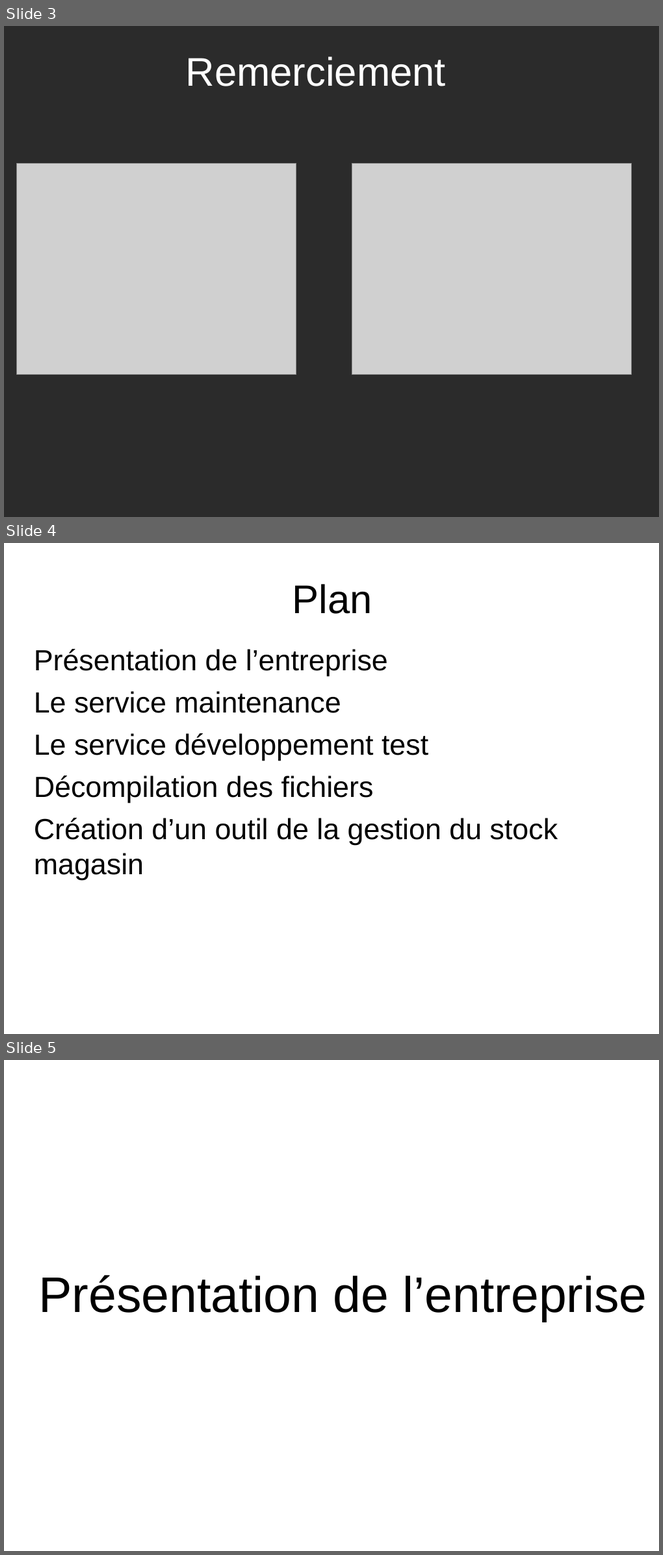
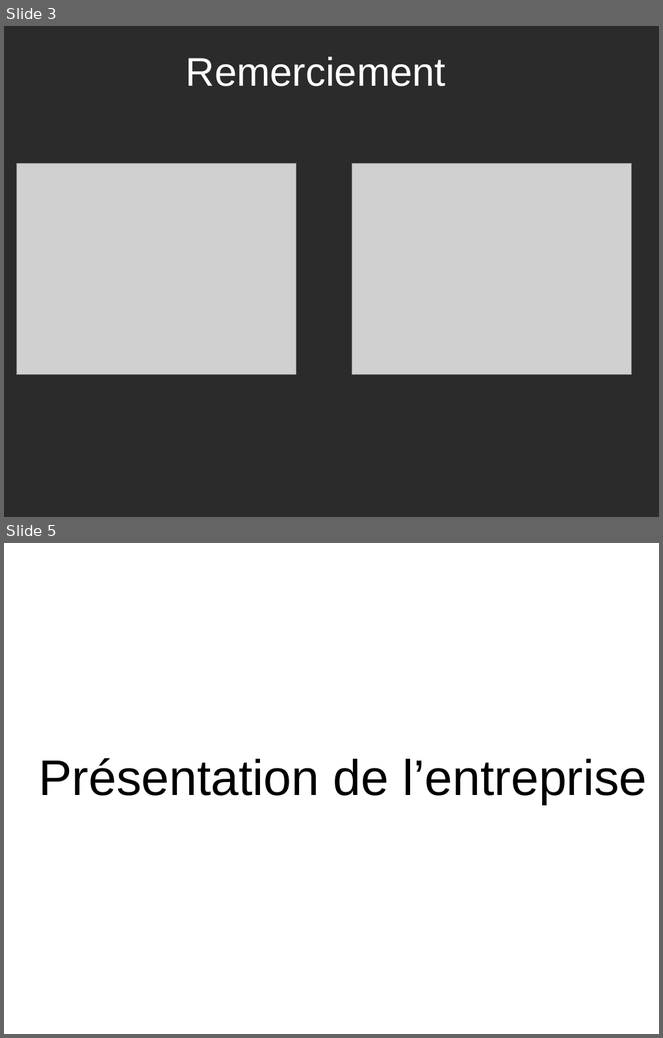
Before and after one commit to HabibAroua/Criminel_dep, a slide deck: documentation/presentation/P1/2734.ppt. Shown one above the other, each under a label of ours: slides 3, 4 and 5 before the commit, slides 3 and 5 after it; the slides between them are not shown. The pictures are 663x1555 and 663x1038 pixels, drawn with LibreOffice and Linux fonts; fonts in the diff are those of the drawing; grey boxes stand for pictures; background and template pictures are left out; a plain dark background stands for a picture behind light text. Boxes give left, top, right and bottom in pixels: in the first picture for what was removed or moved away, otherwise in the second. Text is boxed around its words. In the diff, an @@ line names an element or a change of style, - is before the commit and + after.

```diff
--- a/documentation/presentation/P1/2734.ppt
+++ b/documentation/presentation/P1/2734.ppt
@@ slide 4 removed at (x1=4, y1=543, x2=659, y2=1034), background picture (left out) @@
@@ title removed at (x1=293, y1=584, x2=373, y2=614) @@
-Plan
@@ text removed at (x1=34, y1=649, x2=558, y2=880) @@
-Présentation de l’entreprise
-Le service maintenance
-Le service développement test
-Décompilation des fichiers
-Création d’un outil de la gestion du stock magasin
```
Also in this commit, not shown: 1 slide added.
